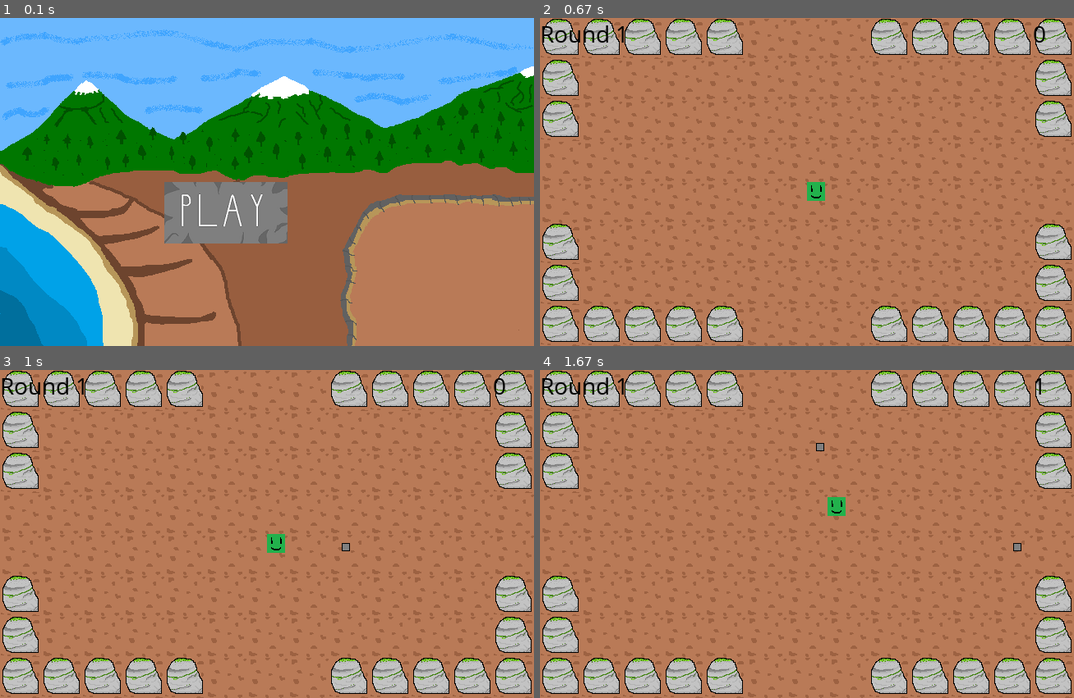
Above: before the commit, frames 1-4 (two rows, left to right).
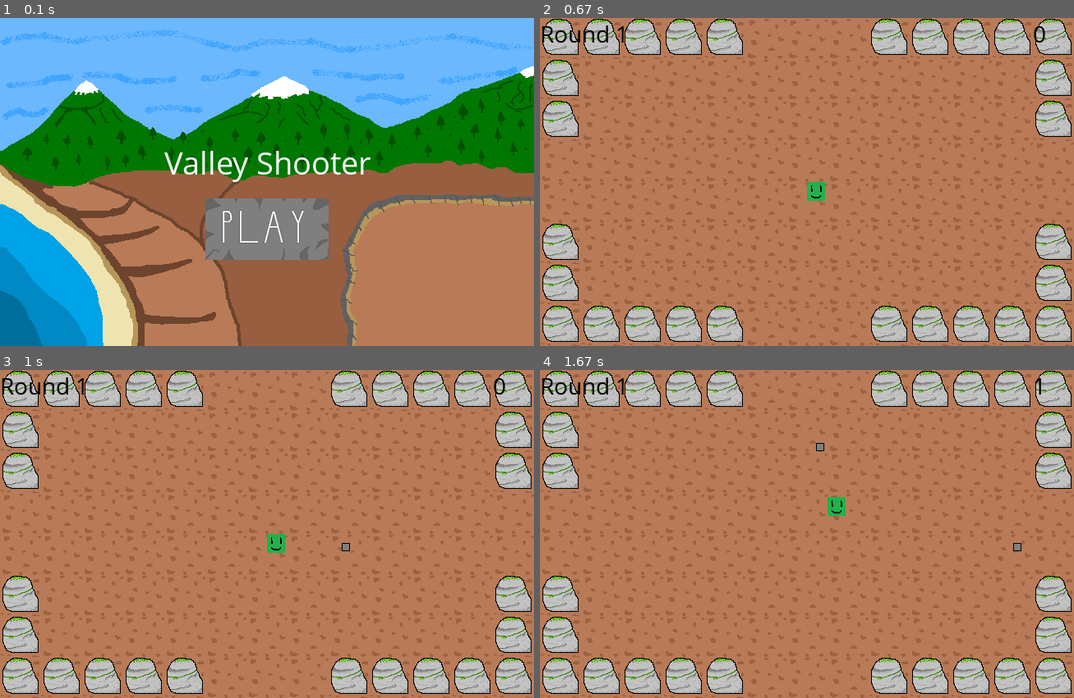
Above: after the commit, the same moments.

Repository: jack5661/pygame-valley-shooter
Game: pygame game, started from App.py
The game is run twice, just before and just after one commit, with the same random seed, the same clock (stepped at 60 frames per second) and the same inputs.
Inputs (mouse positions are in pixels of both pictures, inside the frame that each line leads up to):
- Up to frame 1 (0.1 s): no input
- Up to frame 2 (0.67 s): click (807, 227) at 0.38 s
- Up to frame 3 (1 s): hold Right from 0.67 s (still down)
- Up to frame 4 (1.67 s): release Right at 1.13 s; hold Up 1.17-1.47 s; hold W 1.17-1.47 s; hold Right from 1.5 s (still down); hold D from 1.5 s (still down)

The runs differ from the first frame. In frame 1, 5.8% of the frame differs, in the area x 30-70%, y 40-74%; in frame 2, nothing differs; in frame 3, nothing differs; in frame 4, nothing differs.

Commit message:
Finished Opening; Change Round to 15

Diff:
--- a/App.py
+++ b/App.py
@@ -23,14 +23,18 @@
         self._background = Background()
         self._clock = None
         self._paused = False
-        self._opening = Opening()
+        try:
+            self._opening.isAlive()
+        except AttributeError:
+            self._opening = Opening()
 
     def on_init(self):
         pygame.init()
         self._clock = Clock(pygame.font)
+        self._opening.initTitle(pygame.font)
         self._display_surf = pygame.display.set_mode(Helpers.GAME_SIZE, pygame.HWSURFACE | pygame.DOUBLEBUF)
         self._running = True
-        pygame.display.set_caption("Life in the Valley")
+        pygame.display.set_caption(Helpers.GAME_TITLE)
 
 
     def on_event(self, event):
--- a/Clock.py
+++ b/Clock.py
@@ -8,7 +8,7 @@
     ROUND_1 = 30
     ROUND_2 = 60
     ROUND_3 = 90
-    ROUND = 30
+    ROUND = 15
     ROUND_COORD = (0, 0)
     TIMER_COORD = (Helpers.GAME_TILE * 12, 0)
 
--- a/Helpers.py
+++ b/Helpers.py
@@ -14,6 +14,8 @@
 GAME_SIZE = GAME_WIDTH, GAME_HEIGHT = 650, 400
 
 GAME_TILE = 50
+
+GAME_TITLE = "Valley Shooter"
 
 FPS = 30
 
--- a/Opening.py
+++ b/Opening.py
@@ -3,8 +3,9 @@
 from Button import Button
 
 class Opening:
-    PLAYBTN_X = 200
-    PLAYBTN_Y = 200
+    PLAYBTN_X = 250
+    PLAYBTN_Y = 220
+    TITLE_COORD = (200, 150)
 
     def __init__(self):
         self._screenCard = pygame.image.load(Helpers.Assets.OPENING_CARD)
@@ -13,11 +14,20 @@
 
         self._playBtn = Button(Helpers.Assets.PLAY_BTN, (self.PLAYBTN_X, self.PLAYBTN_Y))
 
+        self._font = None
+        self._title = None
+
         self._alive = True
 
     def draw(self, surface):
         surface.blit(self._screenCard, self._rectCard)
+        surface.blit(self._title, self.TITLE_COORD)
         self._playBtn.draw(surface)
+
+    def initTitle(self, fonts):
+        if self._alive:
+            self._font = fonts.SysFont("comicsansms", 40)
+            self._title = self._font.render(Helpers.GAME_TITLE, True, Helpers.Colours.WHITE)
 
     def isAlive(self) -> bool:
         return self._alive
